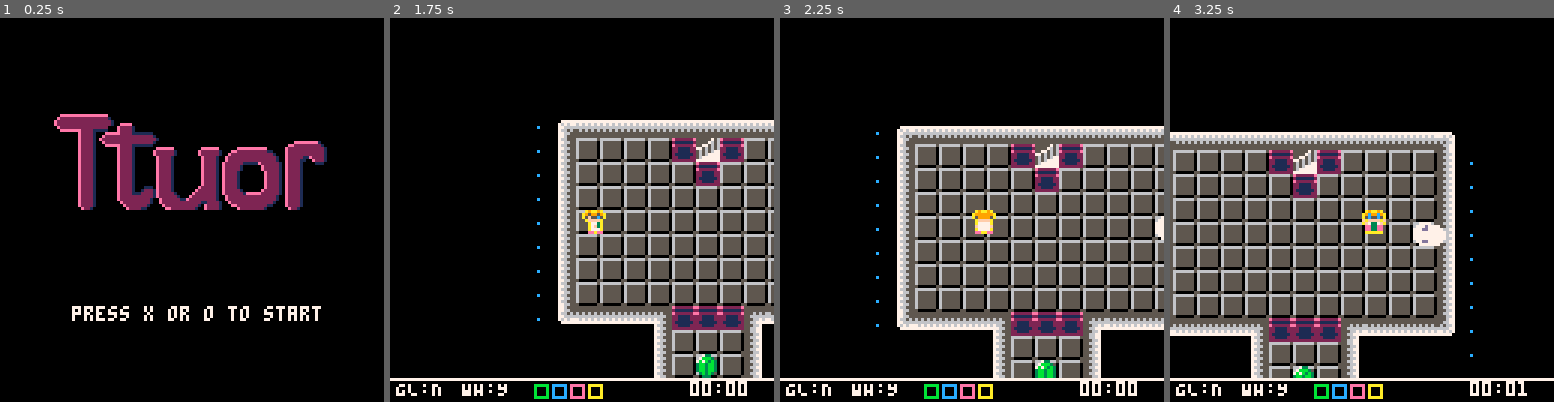
Above: before the commit, frames 1-4 (left to right).
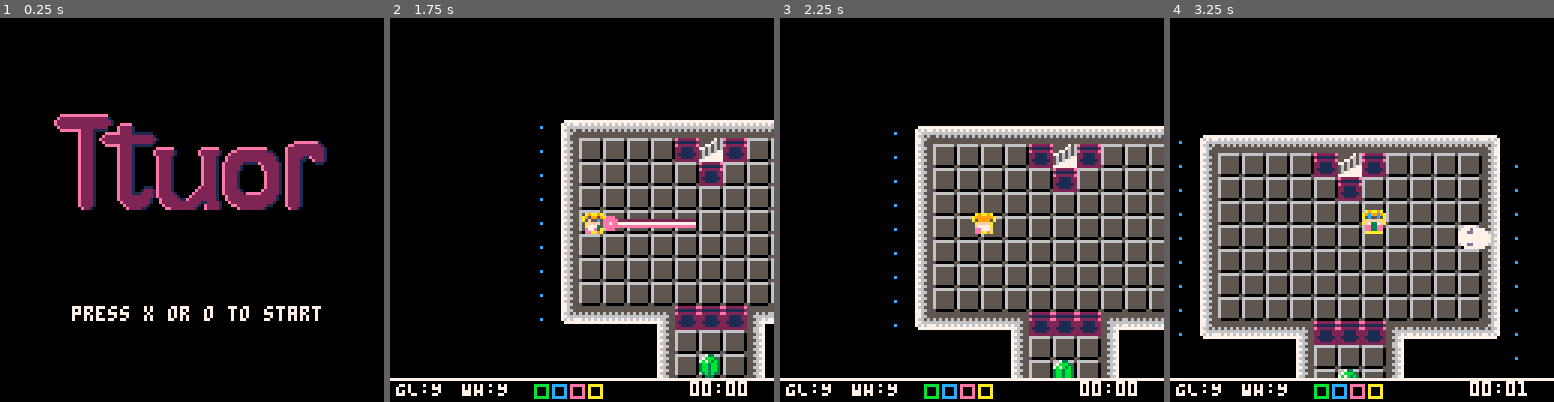
Above: after the commit, the same moments.

Repository: kitasuna/pico8-ttuor
Game: PICO-8 cartridge main.p8
Same seed, same stepped clock (60 frames per second), same inputs: the game is played once before the commit and once after it.
Inputs:
- Up to frame 1 (0.25 s): no input
- Up to frame 2 (1.75 s): tap X (X key) at 0.33, 1.07 s; tap O (Z key) at 0.7, 1.7 s; hold Right from 1.6 s (still down)
- Up to frame 3 (2.25 s): tap X (X key) at 1.85 s; release Right at 2.1 s; tap O (Z key) at 2.1 s; hold Up from 2.15 s (still down)
- Up to frame 4 (3.25 s): release Up at 2.42 s; hold Right 2.47-3.03 s; tap O (Z key) at 2.5, 2.9 s; tap X (X key) at 2.97 s; hold Left from 3.08 s (still down)

Frame 1 is identical in both runs. In frame 2, 14% of the frame differs, in the area x 10-100%, y 26-99%; in frame 3, 22%; in frame 4, 34%, in the area x 0-91%, y 29-99%.

Commit message:
Fix camera jump when falling

Diff:
--- a/main.p8
+++ b/main.p8
@@ -68,11 +68,15 @@
 game_draw = function()
   cls()
 
-  local camnewx = -64 + flr(player.pos_x)
-  local camnewy = -64 + flr(player.pos_y)
-  camera(camnewx,camnewy)
-  camera_x = camnewx
-  camera_y = camnewy
+  if player.state != PLAYER_STATE_DEAD_FALLING then
+    local camnewx = -64 + flr(player.pos_x)
+    local camnewy = -64 + flr(player.pos_y)
+    camera(camnewx,camnewy)
+    camera_x = camnewx
+    camera_y = camnewy
+  else
+    camera(camera_x, camera_y)
+  end
   map(level.start_tile_x, level.start_tile_y, level.map_offset_x, level.map_offset_y, level.map_tile_width, level.map_tile_height)
   -- map(level.map_offset_x, level.map_offset_y, 0, 0, 128, 32)
   -- print("ps: "..player.state, player.pos_x-64, player.pos_y-64, CLR_PNK)
--- a/player.lua
+++ b/player.lua
@@ -27,7 +27,7 @@
   player.gbeam = new_gbeam()
   player.wormhole = nil
   player.inventory = {
-    glove = 0,
+    glove = 2,
     wormhole = 2,
     -- items = {0,0,0,0,0},
     items = {0,0,0,0},
